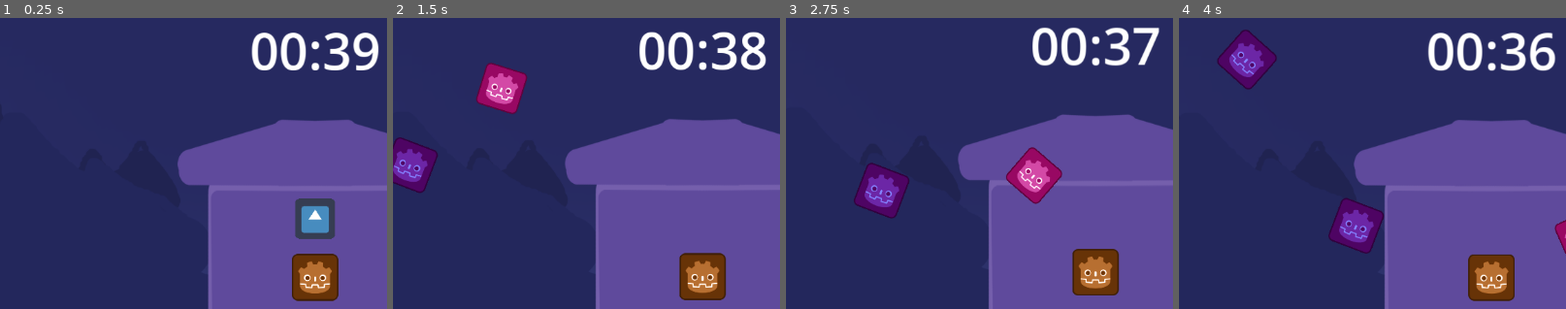
Above: before the commit, frames 1-4 (left to right).
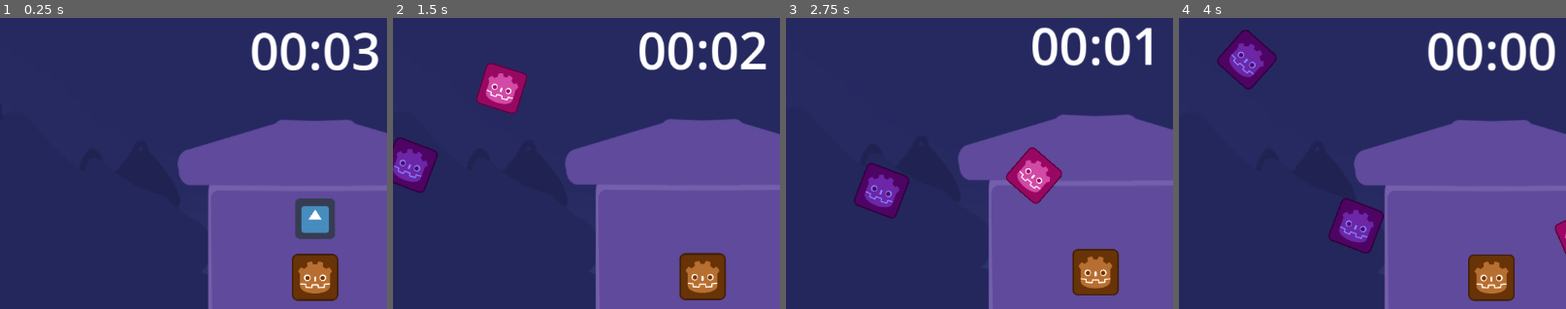
Above: after the commit, the same moments.

Repository: marikadu/ghostProjectGodot
Game: Godot game, scene res://scenes/main.tscn
The game is run twice, just before and just after one commit, with the same random seed, the same clock (stepped at 60 frames per second) and the same inputs. The engine's default icon, where the game draws it, is replaced by a stand-in: a white triangle on a blue panel in a dark square.
Inputs (mouse positions are % of the whole screen's width and height, from its top left):
- Up to frame 1 (0.25 s): no input
- Up to frame 2 (1.5 s): tap Enter (ui_accept) at 0.5, 0.77 s; move the mouse to (72, 45) at 0.52 s; hold D (move_right) 0.53-1.28 s; tap Shift (dash) at 0.6, 1.35 s; click (72, 45) at 0.67 s; move the mouse to (30, 55) at 1.27 s; hold S (move_down) from 1.28 s (still down); click (30, 55) at 1.42 s
- Up to frame 3 (2.75 s): tap Enter (ui_accept) at 1.52 s; move the mouse to (60, 28) at 2.02 s; release S (move_down) at 2.03 s; hold D (move_right) from 2.03 s (still down); hold F from 2.03 s (still down); click (60, 28) at 2.17 s; tap Shift (dash) at 2.3 s
- Up to frame 4 (4 s): move the mouse to (45, 70) at 2.77 s; release D (move_right) at 2.78 s; release F at 2.78 s; hold W (move_up) 2.78-3.53 s; tap Q at 2.85 s; click (45, 70) at 2.92 s; tap Enter (ui_accept) at 3.02, 3.77 s; tap Shift (dash) at 3.05, 3.8 s; move the mouse to (80, 65) at 3.52 s; hold A (move_left) from 3.53 s (still down); tap Space at 3.6 s; click (80, 65) at 3.67 s
The pictures show only the part of the screen within x 9-58%, y 0-50%; the shares and areas given below are measured in that part.

The runs differ from the first frame. In frame 1, 0.8% of the frame differs, in the area x 83-98%, y 5-18%; in frame 2, 0.8%, in the area x 82-97%, y 4-18%; in frame 3, 0.8%; in frame 4, 0.7%.

Commit message:
win screen when timer goes to 0
+ cleanup from old/unused experimental files

Diff:
--- a/project.godot
+++ b/project.godot
@@ -18,6 +18,7 @@
 [autoload]
 
 PhantomCameraManager="*res://addons/phantom_camera/scripts/managers/phantom_camera_manager.gd"
+Events="*res://scripts/Events.gd"
 
 [display]
 
--- /dev/null
+++ b/scenes/WinScreen.tscn
@@ -0,0 +1,37 @@
+[gd_scene load_steps=2 format=3 uid="uid://wu4f2v4h1o72"]
+
+[ext_resource type="Script" path="res://scripts/win_screen.gd" id="1_g10im"]
+
+[node name="WinScreen" type="ColorRect"]
+anchors_preset = 15
+anchor_right = 1.0
+anchor_bottom = 1.0
+grow_horizontal = 2
+grow_vertical = 2
+color = Color(1, 1, 0.0941176, 0.0627451)
+
+[node name="WinScreen" type="CenterContainer" parent="."]
+layout_mode = 1
+anchors_preset = 15
+anchor_right = 1.0
+anchor_bottom = 1.0
+grow_horizontal = 2
+grow_vertical = 2
+script = ExtResource("1_g10im")
+
+[node name="VBoxContainer" type="VBoxContainer" parent="WinScreen"]
+layout_mode = 2
+
+[node name="Label" type="Label" parent="WinScreen/VBoxContainer"]
+layout_mode = 2
+theme_override_font_sizes/font_size = 50
+text = "You survived!"
+horizontal_alignment = 1
+
+[node name="MainMenuButton" type="Button" parent="WinScreen/VBoxContainer"]
+layout_mode = 2
+theme_override_font_sizes/font_size = 41
+text = "Main Menu"
+icon_alignment = 1
+
+[connection signal="pressed" from="WinScreen/VBoxContainer/MainMenuButton" to="WinScreen" method="_on_main_menu_button_pressed"]
--- a/scenes/camera_2d2.gd
+++ b/scenes/camera_2d2.gd
@@ -2,38 +2,5 @@
 
 @onready var player = get_tree().root.get_node("main/GhostPlayer")
 
-# camera strength
-#@export var follow_strength = 0.1
-#@export var camera_offset = Vector2(-100000, -100000)
-
 func _process(delta):
-	#print(player.position)
-	#position += (get_global_mouse_position() * -delta) - position
 	position += (player.position * delta) - position
-
-	#position += (get_global_mouse_position()*delta * -1) - position
-	#position += (player.position*delta * - 1) - position
-	#position += (player.position*delta) - position
-	#position = position.lerp(-1.0 * player.position, follow_strength)
-
-	#var target_position = player.position + camera_offset
-	#position = position.lerp(target_position * -0.02, follow_strength)
-
-
-#@export var max_offset: Vector2
-#@export var smoothing: float = 2.0
-#
-#@onready var parallax = $Parallax
-#
-#func _process(delta):
-	#var center: Vector2 = get_viewport_rect().size /2.0
-	#var dist: Vector2 = get_global_mouse_position() - center
-	#var offset: Vector2 = dist / center
-	#
-	#var new_pos: Vector2
-	#
-	#new_pos.x = lerp(max_offset.x, -max_offset.x, offset.x)
-	#new_pos.y = lerp(max_offset.y, -max_offset.y, offset.y)
-#
-	#parallax.position.x = lerp(parallax.position.x, new_pos.x, smoothing * delta)
-	#parallax.position.y = lerp(parallax.position.y, new_pos.y, smoothing * delta)
--- a/scenes/main.tscn
+++ b/scenes/main.tscn
@@ -1,10 +1,11 @@
-[gd_scene load_steps=11 format=3 uid="uid://dushnf2mn65aa"]
+[gd_scene load_steps=12 format=3 uid="uid://dushnf2mn65aa"]
 
 [ext_resource type="PackedScene" uid="uid://cefk00qrd2w1n" path="res://scenes/ghost_player.tscn" id="1_wea8t"]
 [ext_resource type="Script" path="res://scripts/main.gd" id="1_y5ff8"]
 [ext_resource type="PackedScene" uid="uid://c86ohxnlg8a" path="res://scenes/ui.tscn" id="2_dpb76"]
 [ext_resource type="Texture2D" uid="uid://cb8mkpn1v6i1u" path="res://sprites/house.png" id="2_niula"]
 [ext_resource type="PackedScene" uid="uid://ccq0ksogu3xkq" path="res://scenes/protect_npc.tscn" id="3_o4x06"]
+[ext_resource type="PackedScene" uid="uid://wu4f2v4h1o72" path="res://scenes/WinScreen.tscn" id="3_vi4qj"]
 [ext_resource type="PackedScene" uid="uid://bb0ojl4hx61c3" path="res://scenes/enemy_1.tscn" id="4_mnd5a"]
 [ext_resource type="PackedScene" uid="uid://buw5tjqxg07yk" path="res://scenes/enemy_2.tscn" id="5_l0dt8"]
 [ext_resource type="Script" path="res://scenes/camera_2d2.gd" id="6_01iy2"]
@@ -25,6 +26,13 @@
 position_smoothing_speed = 0.02
 editor_draw_drag_margin = true
 script = ExtResource("6_01iy2")
+
+[node name="Node" type="CanvasLayer" parent="."]
+
+[node name="WinScreen" parent="Node" instance=ExtResource("3_vi4qj")]
+visible = false
+offset_top = 2.0
+offset_bottom = 2.0
 
 [node name="house_background" type="Sprite2D" parent="."]
 position = Vector2(576, 432)
--- /dev/null
+++ b/scenes/main2.tscn
@@ -0,0 +1,3 @@
+[gd_scene format=3 uid="uid://dpfps5tc4gg40"]
+
+[node name="Enemy1SpawnTimer" type="Timer"]
--- a/scenes/timer.tscn
+++ b/scenes/timer.tscn
@@ -16,5 +16,7 @@
 theme_override_font_sizes/font_size = 76
 
 [node name="Timer" type="Timer" parent="."]
-wait_time = 40.0
+wait_time = 4.0
 one_shot = true
+
+[connection signal="timeout" from="Timer" to="." method="_on_timer_timeout"]
--- /dev/null
+++ b/scripts/Events.gd
@@ -0,0 +1,3 @@
+extends Node
+
+signal win_game
--- a/scripts/camera_2d.gd
+++ /dev/null
@@ -1,27 +0,0 @@
-extends Camera2D
-
-@onready var player = get_tree().root.get_node("main/GhostPlayer")
-
-# Settings to control how much the camera follows the player
-@export var follow_strength: float = 0.1  # Higher values = more follow
-@export var off: Vector2 = Vector2(0, 0)  # Optional offset for fine-tuning the camera position
-
-# Called when the node enters the scene tree for the first time
-func _ready() -> void:
-	if player == null:
-		print("Player node not found! Check the path.")  # Optional debug print to help diagnose issues
-
-# Called every frame
-func _process(delta: float) -> void:
-	if player != null:  # Ensure the player is valid before trying to access its position
-		# Calculate the desired position for the camera (player position with offset)
-		var target_position = player.position + off
-
-		# Optionally, lock the camera movement to specific axes
-		#target_position.x = position.x + follow_strength  # Lock x-axis movement (camera follows only y-axis)
-		#target_position.y = position.y + follow_strength # Uncomment this line to lock on the y-axis instead
-
-		# Smoothly move the camera toward the target position
-		position = position.lerp(target_position, follow_strength)
-	else:
-		print("Player node is not assigned properly!")  # Optional debug print
--- a/scripts/main.gd
+++ b/scripts/main.gd
@@ -1,6 +1,8 @@
 extends Control
 
 @onready var camera = get_node("Camera2D")
+#@onready var win_game = $Node/WinScreen
+@onready var win_game = get_node("Node/WinScreen")
 
 # list of enemies
 var enemy_list = [
@@ -18,6 +20,14 @@
 		print("camera is not found, where is camera?")
 	else:
 		print("camera found")
+
+#	win screen logic
+	Events.win_game.connect(show_win_game)
+func show_win_game():
+	win_game.show()
+	get_tree().paused = true
+#	I don't know if I need to unpause it when I go to other screen, show check it later
+	pass
 
 # when enemy timer reaches zero -> ready to spawn another enemy
 func _on_enemy_1_spawn_timer_timeout() -> void:
@@ -53,9 +63,9 @@
 	enemy_instance.add_to_group("enemies")
 
 # calculate random spawn spot around the camera
-func get_random_position_around_camera(camera_position: Vector2, camera_size: Vector2) -> Vector2:
+func get_random_position_around_camera(camera_position: Vector2, _camera_size: Vector2) -> Vector2:
 	# min and max spawn distance from the camera
-	var min_distance = spawn_distance_range.x
+	#var min_distance = spawn_distance_range.x
 	var max_distance = spawn_distance_range.y
 
 	var spawn_x = 0
--- a/scripts/palarax.gd
+++ /dev/null
@@ -1,33 +0,0 @@
-extends Control
-
-@onready var player = get_tree().root.get_node("main/GhostPlayer")
-
-# Strength of the camera's follow, higher value means more follow.
-@export var follow_strength = 0.5  # Adjust this value to control how much the camera follows the player
-
-func _process(delta):
-	print(player.position)
-	#position += (get_global_mouse_position()*delta * -1) - position
-	#position += (player.position*delta * - 1) - position
-	#position += (player.position*delta) - position
-	#position = position.lerp(-1.0 * player.position, follow_strength)
-	position = position.lerp(player.position * -1, follow_strength) / 5
-
-
-#@export var max_offset: Vector2
-#@export var smoothing: float = 2.0
-#
-#@onready var parallax = $Parallax
-#
-#func _process(delta):
-	#var center: Vector2 = get_viewport_rect().size /2.0
-	#var dist: Vector2 = get_global_mouse_position() - center
-	#var offset: Vector2 = dist / center
-	#
-	#var new_pos: Vector2
-	#
-	#new_pos.x = lerp(max_offset.x, -max_offset.x, offset.x)
-	#new_pos.y = lerp(max_offset.y, -max_offset.y, offset.y)
-#
-	#parallax.position.x = lerp(parallax.position.x, new_pos.x, smoothing * delta)
-	#parallax.position.y = lerp(parallax.position.y, new_pos.y, smoothing * delta)
--- a/scripts/timer.gd
+++ b/scripts/timer.gd
@@ -1,18 +1,30 @@
 extends Node
+# to restart the same scene
+# get_tree().reload_current_scene()
+
+# slow down time
+# Engine.time_scale = 0.5 (would be cool for lose screen)
 
 @onready var label = $Label
 @onready var timer = $Timer
+#@onready var win_screen = get_tree().root.get_node("main/WinScreen")
 
 
 func _ready() -> void:
 	timer.start()
 
-func time_left():
+func time_left_until_win():
 	var time_left = timer.time_left
 	var minute = floor(time_left / 60)
 	var second = int(time_left) % 60
 	return [minute, second]
 
 
-func _process(delta: float) -> void:
-	label.text = "%02d:%02d" % time_left()
+func _process(_delta: float) -> void:
+	label.text = "%02d:%02d" % time_left_until_win()
+
+
+func _on_timer_timeout() -> void:
+	print("win!")
+	Events.win_game.emit()
+	pass # Replace with function body.
--- /dev/null
+++ b/scripts/win_screen.gd
@@ -0,0 +1,7 @@
+extends CenterContainer
+
+
+func _on_main_menu_button_pressed() -> void:
+	print("to the main menu")
+#	get_tree().change_scene_to_file("MainMenu.tscn")
+	pass # Replace with function body.
--- a/ui.gd
+++ b/ui.gd
@@ -1,24 +1,23 @@
 extends Control
 
-@onready var ghost_player = get_node_or_null("../GhostPlayer")  # Path to GhostPlayer
-@onready var dash_timer_reset = ghost_player.get_node_or_null("dash_timer_reset") if ghost_player else null  # Path to dash_timer_reset inside GhostPlayer
-@onready var pb = $TextureProgressBar  # Progress bar within the UI
+@onready var ghost_player = get_node_or_null("../GhostPlayer")
+@onready var dash_timer_reset = ghost_player.get_node_or_null("dash_timer_reset") if ghost_player else null
+@onready var pb = $TextureProgressBar  # progress bar within the UI
 
-# Variables for smooth transition
-var lerp_speed = 5.0  # Speed of the smooth transition for resetting the bar
+# variables for smooth transition
+var lerp_speed = 5.0  # speed of the smooth transition for resetting the bar
 
-# Called when the node enters the scene tree for the first time.
 func _ready() -> void:
 	if dash_timer_reset:
-		pb.max_value = dash_timer_reset.wait_time  # Set the progress bar's max value to the timer's wait time
+		pb.max_value = dash_timer_reset.wait_time  # set the progress bar's max value to the timer's wait time
 		pb.step = 0
 		# start the game wil full progress bar
 		pb.value = pb.max_value
 	else:
 		print("dash_timer_reset not found!")
 
-# Called every frame. 'delta' is the elapsed time since the previous frame.
-func _process(delta: float) -> void:
+
+func _process(_delta: float) -> void:
 	if dash_timer_reset:
 		if dash_timer_reset.is_stopped():
 			# to regenirate progress bar to full, to make player be ready to dash
